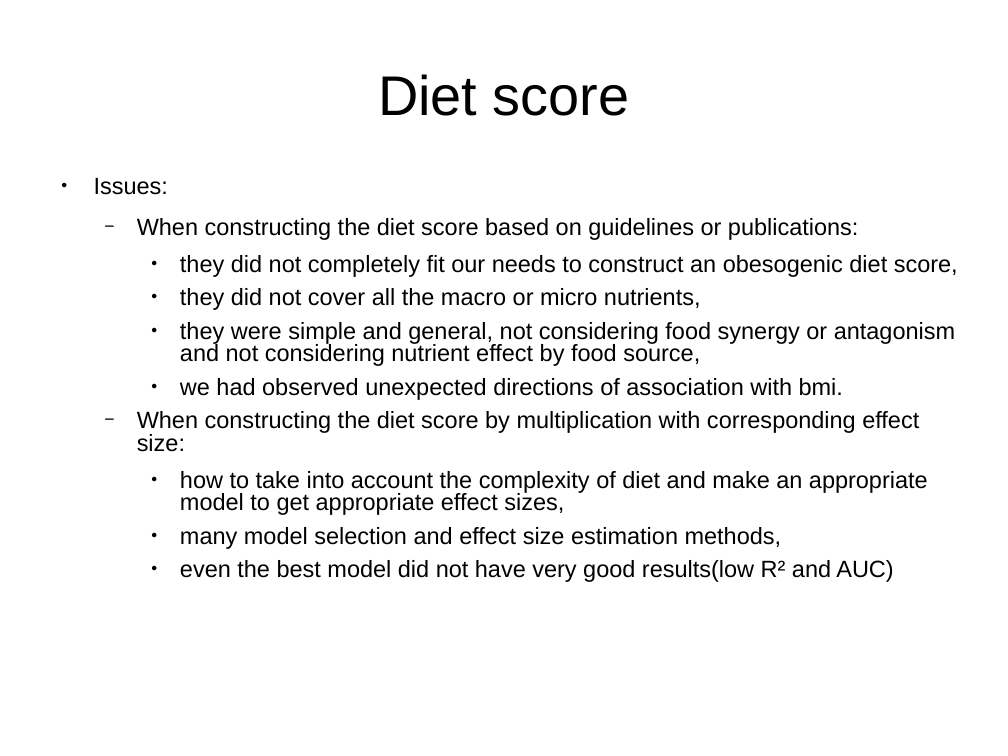
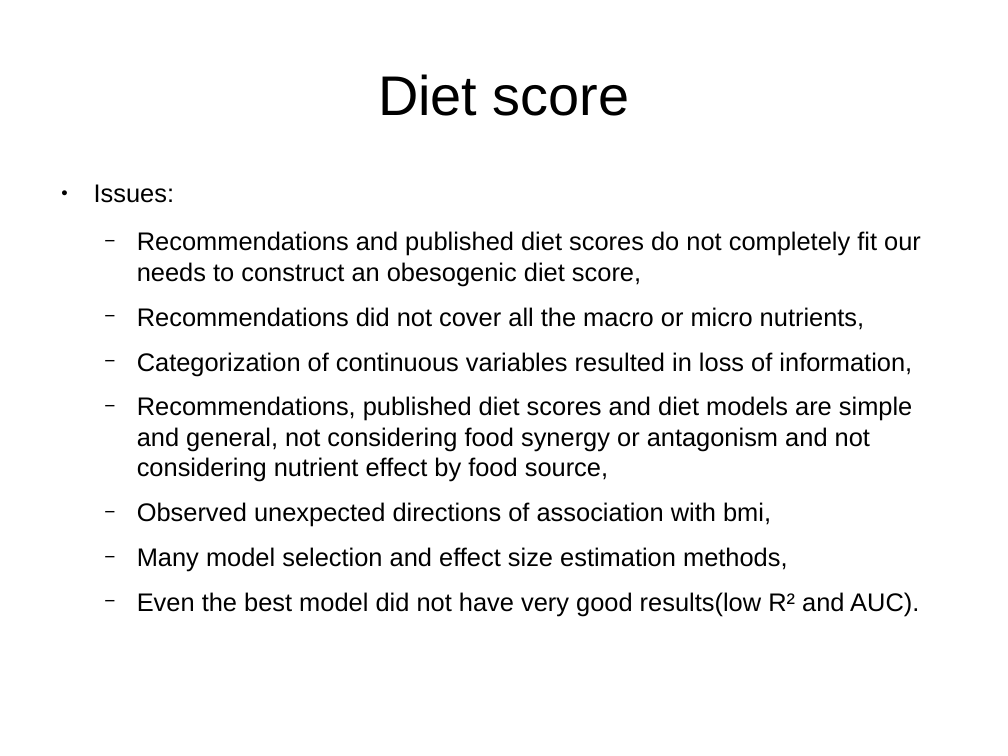
Before and after one commit to jernejaMislejMasters/lean_phenotype, a slide deck: slide 4 of documents/reports/meetings/19_6_2017.odp. Drawn at 1008x756 pixels with LibreOffice and Linux fonts; fonts in the diff are those of the drawing. Boxes give left, top, right and bottom in pixels: in the first picture for what was removed or moved away, otherwise in the second. Text is boxed around its words. In the diff, an @@ line names an element or a change of style, - is before the commit and + after.

```diff
--- a/documents/reports/meetings/19_6_2017.odp
+++ b/documents/reports/meetings/19_6_2017.odp
@@ text at box(94, 184, 175, 203): size 18.5 to 20 pt in "Issues:"; line spacing 0.8 to 1 @@
@@ text at box(137, 231, 921, 617): text changed; size 18.5 to 20 pt @@
-  − When constructing the diet score based on guidelines or publications:
-    ● they did not completely fit our needs to construct an obesogenic diet score,
-    ● they did not cover all the macro or micro nutrients,
-    ● they were simple and general, not considering food synergy or antagonism and not considering nutrient effect by food source,
-    ● we had observed unexpected directions of association with bmi.
-  − When constructing the diet score by multiplication with corresponding effect size:
-    ● how to take into account the complexity of diet and make an appropriate model to get appropriate effect sizes,
-    ● many model selection and effect size estimation methods,
-    ● even the best model did not have very good results(low R² and AUC)
+  − Recommendations and published diet scores do not completely fit our needs to construct an obesogenic diet score,
+  − Recommendations did not cover all the macro or micro nutrients,
+  − Categorization of continuous variables resulted in loss of information,
+  − Recommendations, published diet scores and diet models are simple and general, not considering food synergy or antagonism and not considering nutrient effect by food source,
+  − Observed unexpected directions of association with bmi,
+  − Many model selection and effect size estimation methods,
+  − Even the best model did not have very good results(low R² and AUC).
```
Also in this commit, not shown: 5 other slides changed, 1 slide added, 4 other files.
